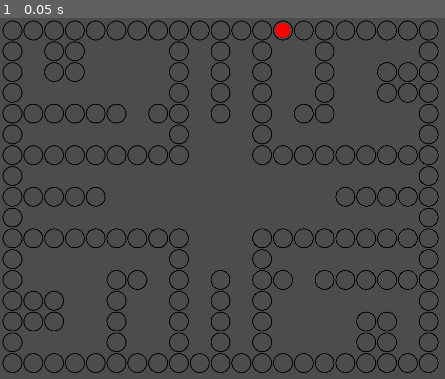
Above: before the commit, frame 1.
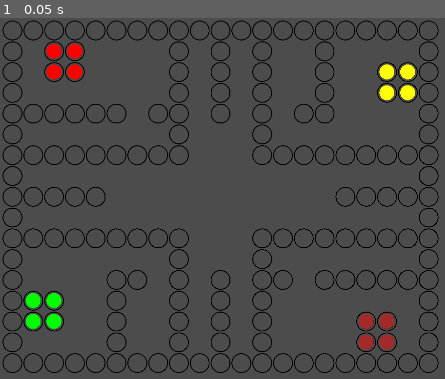
Above: after the commit, the same moment.

Repository: AngryTea/BoomBoomSorry
Game: Godot game, scene res://Main.tscn
The game is run twice, just before and just after one commit, with the same random seed, the same clock (stepped at 60 frames per second) and the same inputs.
Inputs:
- Up to frame 1 (0.05 s): no input

The runs differ from the first frame. In frame 1, 1.9% of the frame differs, in the area x 5-94%, y 1-92%.

Commit message:
Add player in bases

Diff:
--- a/Main.gd
+++ b/Main.gd
@@ -8,13 +8,10 @@
 	#load world
 	var loader = WorldLoader.new()
 	loader.generateWorldBasedOnLoadedData(get_node("Fields"), get_node("Houses"), get_node("Bases"))
+	setPlayerInHouses()
 
-#	self.print_tree_pretty()
-
-
-	#set player on an node
-	var pos = get_node("Fields/22").position
-	var player = Player.instance()
-	player.constructor(PlayerInfo.PLAYER1)
-	player.position = pos
-	add_child(player)
+func setPlayerInHouses():
+	for base in get_node("Bases").get_children():
+		var player = Player.instance()
+		player.constructor(base.playerNumber)
+		base.add_child(player)
--- a/PlayerInfo.gd
+++ b/PlayerInfo.gd
@@ -1,5 +1,5 @@
 extends Node
 
-enum {PLAYER1, PLAYER2, PLAYER3, PLAYER4}
+enum {PLAYER1 = 1, PLAYER2, PLAYER3, PLAYER4}
 
-const COLOR = { PLAYER1: Color.red, PLAYER2: Color.yellow }
+const COLOR = { PLAYER1: Color.red, PLAYER2: Color.yellow, PLAYER3: Color.brown, PLAYER4: Color.green }
--- a/World/Field.gd
+++ b/World/Field.gd
@@ -3,7 +3,7 @@
 var x = 0
 var y = 0
 var next = []
-var  id = 0
+var id = 0
 
 func constructor(field_info):
 	self.x = field_info.x
